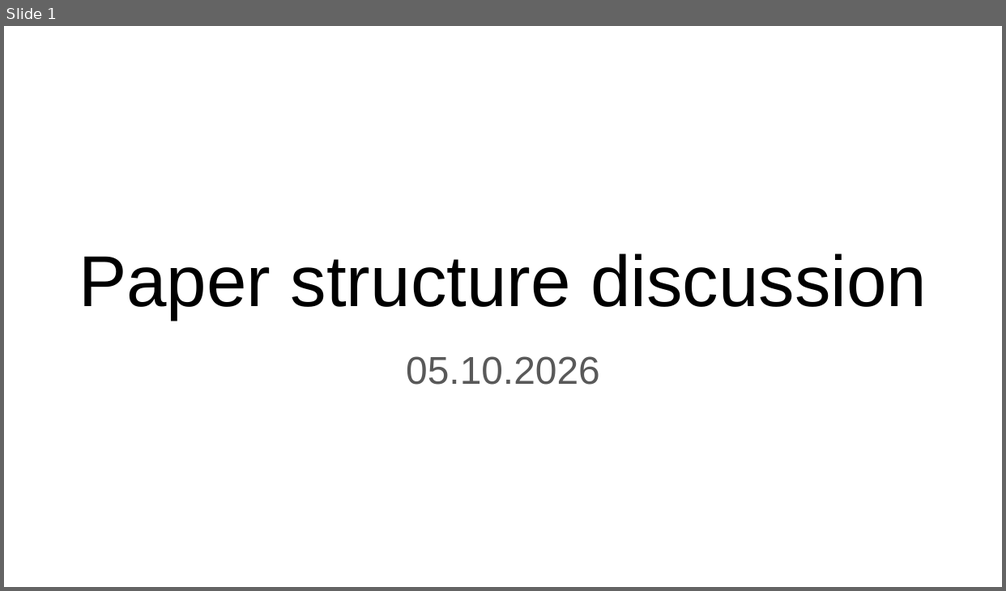
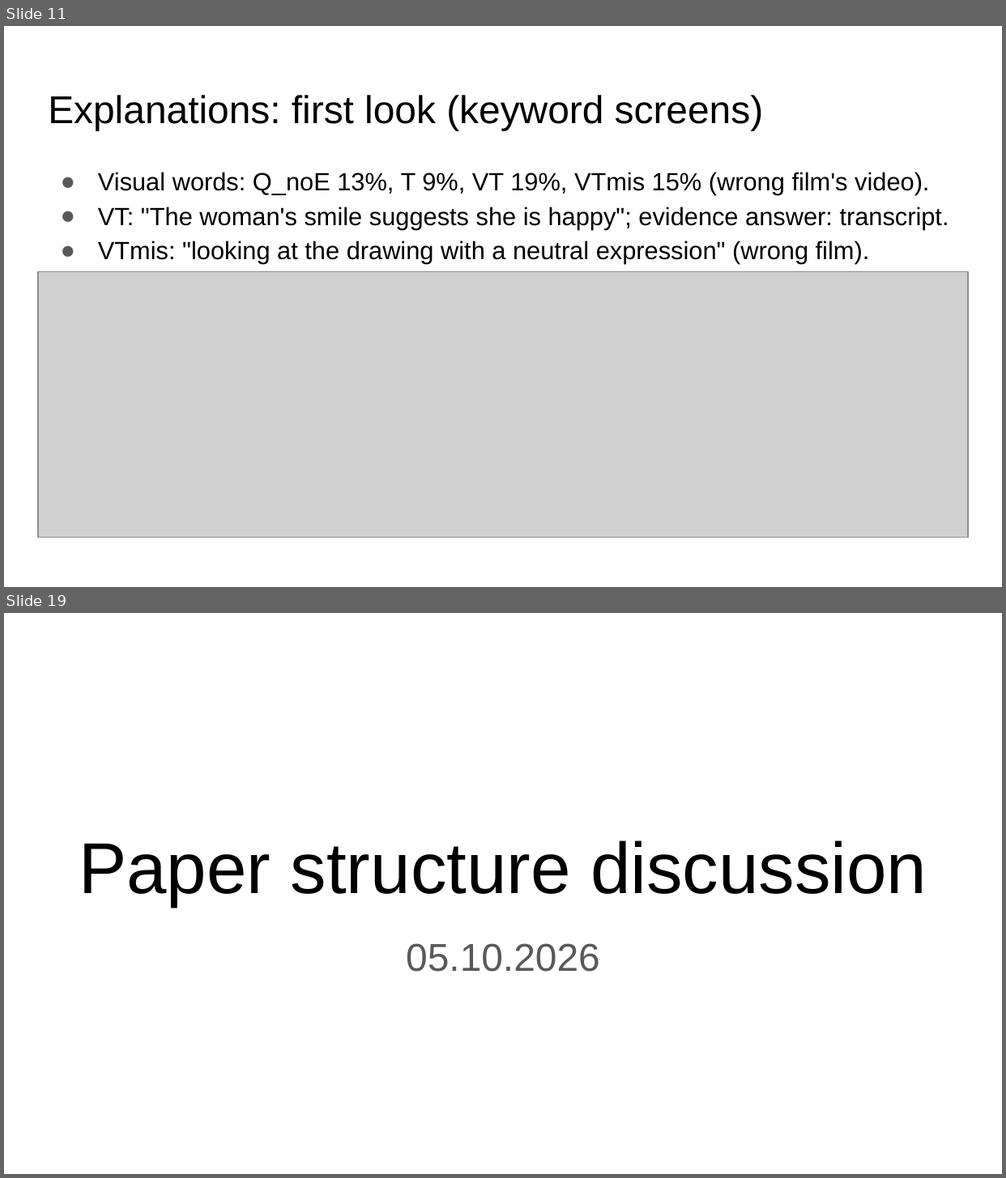
Before and after one commit to seriozh1/ai-alignment-demands-emotions, a slide deck: files/AI Alignemnt Emotions all slides.pptx. Shown one above the other, each under a label of ours: slide 1 before the commit, slides 11 and 19 after it; the slides between them are not shown. The pictures are 1006x591 and 1006x1178 pixels, drawn with LibreOffice and Linux fonts; fonts in the diff are those of the drawing; grey boxes stand for pictures. Boxes give left, top, right and bottom in pixels: in the first picture for what was removed or moved away, otherwise in the second. Text is boxed around its words. In the diff, an @@ line names an element or a change of style, - is before the commit and + after.

```diff
--- a/files/AI Alignemnt Emotions all slides.pptx
+++ b/files/AI Alignemnt Emotions all slides.pptx
@@ slide 11 added at [4, 26, 1002, 587], background #FFFFFF @@
@@ title added at [48, 95, 764, 130], 28 pt, text #000000 @@
+Explanations: first look (keyword screens)
@@ text added at [98, 172, 949, 264], 18 pt, text #000000 @@
+● Visual words: Q_noE 13%, T 9%, VT 19%, VTmis 15% (wrong film's video).
+● VT: "The woman's smile suggests she is happy"; evidence answer: transcript.
+● VTmis: "looking at the drawing with a neutral expression" (wrong film).
@@ picture added at [38, 271, 968, 537] @@
@@ what was slide 1 is now slide 19 @@
```
Also in this commit, not shown: 17 other slides added, 17 other files.
